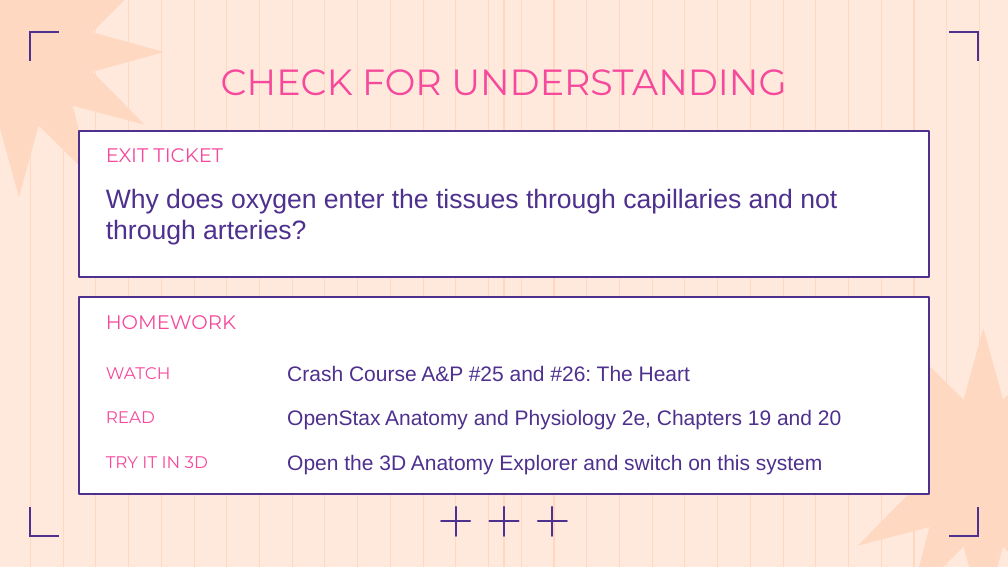
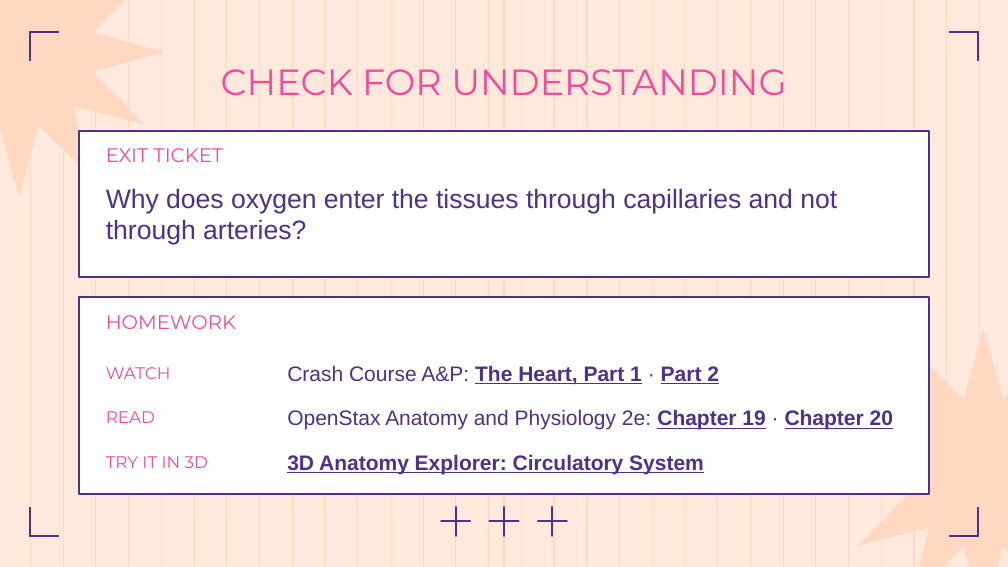
Before and after one commit to Ezkiel2004/Anthropotomy, a slide deck: slide 18 of docs/body-systems/circulatory-system.pptx (slide 17 before the commit). Drawn at 1008x567 pixels with LibreOffice and Linux fonts; fonts in the diff are those of the drawing. Boxes give left, top, right and bottom in pixels: in the first picture for what was removed or moved away, otherwise in the second. Text is boxed around its words. In the diff, an @@ line names an element or a change of style, - is before the commit and + after.

```diff
--- a/docs/body-systems/circulatory-system.pptx
+++ b/docs/body-systems/circulatory-system.pptx
@@ text at bbox=[287, 365, 719, 385]: text changed; bold on @@
-Crash Course A&P #25 and #26: The Heart
+Crash Course A&P: The Heart, Part 1 · Part 2
@@ text at bbox=[287, 409, 893, 430]: text changed @@
-OpenStax Anatomy and Physiology 2e, Chapters 19 and 20
+OpenStax Anatomy and Physiology 2e: Chapter 19 · Chapter 20
@@ text at bbox=[287, 454, 704, 474]: text changed; bold on @@
-Open the 3D Anatomy Explorer and switch on this system
+3D Anatomy Explorer: Circulatory System
```
Also in this commit, not shown: 5 other slides changed, 1 slide added, 10 other files.
